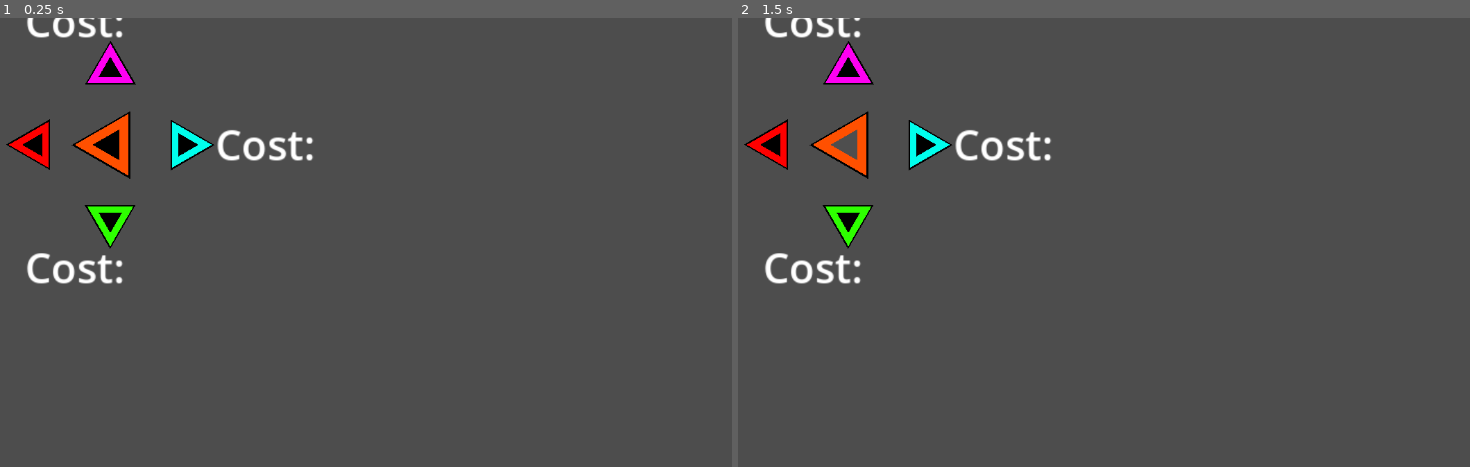
Above: before the commit, frames 1-2 (left to right).
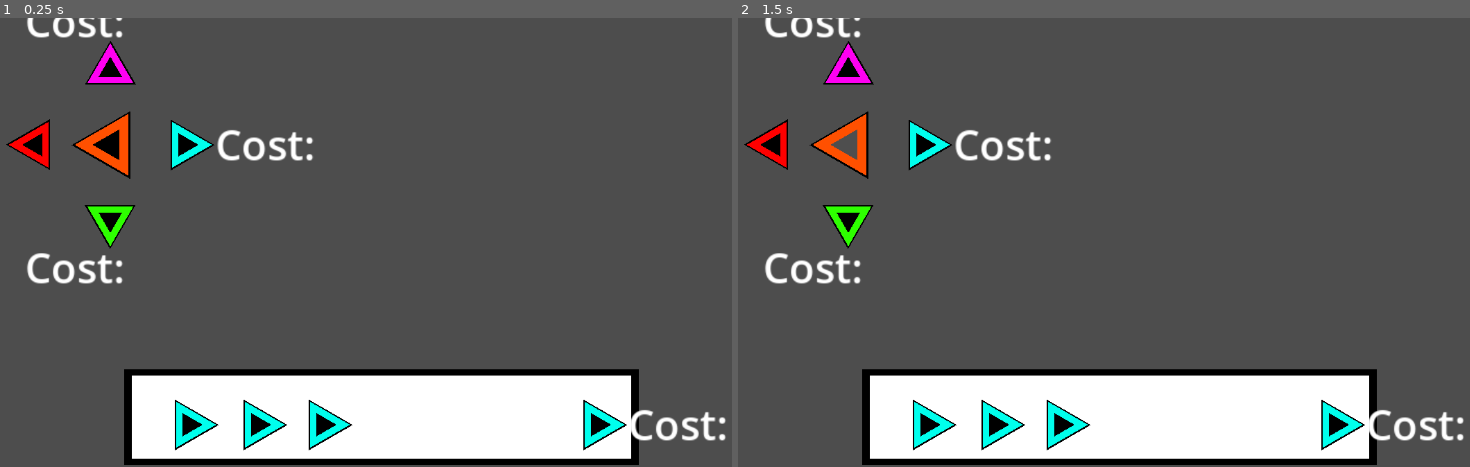
Above: after the commit, the same moments.

Repository: gluemagazine/square-tower-defence
Game: Godot game, scene res://Towers+EWorkSpace/testing_space.tscn
The game is run twice, just before and just after one commit, with the same random seed, the same clock (stepped at 60 frames per second) and the same inputs. The project has no main scene, so this scene is started directly.
Inputs (mouse positions are in pixels of both pictures, inside the frame that each line leads up to):
- Up to frame 1 (0.25 s): no input
- Up to frame 2 (1.5 s): click (847, 143) at 0.5 s; click (847, 143) at 1.25 s

The runs differ from the first frame. In frame 1, 15% of the frame differs, in the area x 16-100%, y 78-100%; in frame 2, 15%.

Commit message:
I added a tiny bit of progress

Diff:
--- a/square-tower-defence/Towers+EWorkSpace/testing_space.tscn
+++ b/square-tower-defence/Towers+EWorkSpace/testing_space.tscn
@@ -1,10 +1,353 @@
-[gd_scene load_steps=3 format=3 uid="uid://r04pfp0ohm1u"]
+[gd_scene load_steps=26 format=3 uid="uid://r04pfp0ohm1u"]
 
 [ext_resource type="Script" uid="uid://ct1576t7jful8" path="res://Towers+EWorkSpace/testing_space.gd" id="1_eojhd"]
 [ext_resource type="PackedScene" uid="uid://w0fce54yv0xv" path="res://Towers+EWorkSpace/tower_base.tscn" id="1_mk7gk"]
+[ext_resource type="Shader" uid="uid://bdlgodcj6ayir" path="res://Towers+EWorkSpace/transition.gdshader" id="3_86yhs"]
+
+[sub_resource type="Gradient" id="Gradient_eojhd"]
+offsets = PackedFloat32Array(1)
+colors = PackedColorArray(1, 1, 1, 1)
+
+[sub_resource type="GradientTexture2D" id="GradientTexture2D_86yhs"]
+gradient = SubResource("Gradient_eojhd")
+width = 720
+height = 120
+
+[sub_resource type="Gradient" id="Gradient_86yhs"]
+offsets = PackedFloat32Array(1)
+colors = PackedColorArray(0, 0, 0, 1)
+
+[sub_resource type="GradientTexture2D" id="GradientTexture2D_44d0b"]
+gradient = SubResource("Gradient_86yhs")
+width = 720
+height = 120
+
+[sub_resource type="ShaderMaterial" id="ShaderMaterial_44d0b"]
+shader = ExtResource("3_86yhs")
+shader_parameter/use_sprite_alpha = true
+shader_parameter/use_transition_texture = false
+shader_parameter/transition_type = 2
+shader_parameter/position = Vector2(0.5, 0.5)
+shader_parameter/invert = true
+shader_parameter/grid_size = Vector2(1, 1)
+shader_parameter/rotation_angle = 0.0
+shader_parameter/stagger = Vector2(0, 0)
+shader_parameter/stagger_frequency = Vector2i(2, 2)
+shader_parameter/flip_frequency = Vector2i(1, 1)
+shader_parameter/basic_feather = 0.0
+shader_parameter/use_mask_size = false
+shader_parameter/mask_size = Vector2(100, 100)
+shader_parameter/edges = 3
+shader_parameter/shape_feather = 0.0
+shader_parameter/sectors = 1
+shader_parameter/clock_feather = 0.0
+shader_parameter/progress = 0.8
+shader_parameter/progress_bias = Vector2(0, 0)
+
+[sub_resource type="Gradient" id="Gradient_37o8r"]
+offsets = PackedFloat32Array(1)
+colors = PackedColorArray(0, 1, 0.933333, 1)
+
+[sub_resource type="GradientTexture2D" id="GradientTexture2D_bcf6x"]
+gradient = SubResource("Gradient_37o8r")
+
+[sub_resource type="Gradient" id="Gradient_3eb12"]
+offsets = PackedFloat32Array(0.961039)
+colors = PackedColorArray(0, 0, 0, 1)
+
+[sub_resource type="GradientTexture2D" id="GradientTexture2D_mmqsq"]
+gradient = SubResource("Gradient_3eb12")
+width = 16
+height = 16
+
+[sub_resource type="Gradient" id="Gradient_j7nfp"]
+offsets = PackedFloat32Array(1)
+colors = PackedColorArray(0, 0, 0, 1)
+
+[sub_resource type="GradientTexture2D" id="GradientTexture2D_qcg7h"]
+gradient = SubResource("Gradient_j7nfp")
+width = 16
+height = 16
+
+[sub_resource type="Gradient" id="Gradient_n1cik"]
+offsets = PackedFloat32Array(1)
+colors = PackedColorArray(0.0383972, 0.0383972, 0.0383971, 1)
+
+[sub_resource type="GradientTexture2D" id="GradientTexture2D_co244"]
+gradient = SubResource("Gradient_n1cik")
+width = 16
+height = 16
+
+[sub_resource type="Gradient" id="Gradient_82xki"]
+offsets = PackedFloat32Array(1)
+colors = PackedColorArray(0.306923, 0.306923, 0.306922, 1)
+
+[sub_resource type="GradientTexture2D" id="GradientTexture2D_824gr"]
+gradient = SubResource("Gradient_82xki")
+width = 16
+height = 16
+
+[sub_resource type="Theme" id="Theme_tehq5"]
+default_font_size = 40
+
+[sub_resource type="Gradient" id="Gradient_og0sq"]
+offsets = PackedFloat32Array(1)
+colors = PackedColorArray(0, 1, 0.933333, 1)
+
+[sub_resource type="GradientTexture2D" id="GradientTexture2D_l17gt"]
+gradient = SubResource("Gradient_og0sq")
+
+[sub_resource type="Gradient" id="Gradient_1wsn6"]
+offsets = PackedFloat32Array(1)
+colors = PackedColorArray(0, 1, 0.933333, 1)
+
+[sub_resource type="GradientTexture2D" id="GradientTexture2D_xcio4"]
+gradient = SubResource("Gradient_1wsn6")
+
+[sub_resource type="Gradient" id="Gradient_q73h0"]
+offsets = PackedFloat32Array(1)
+colors = PackedColorArray(0, 1, 0.933333, 1)
+
+[sub_resource type="GradientTexture2D" id="GradientTexture2D_x4pmd"]
+gradient = SubResource("Gradient_q73h0")
 
 [node name="testingSpace" type="Node2D"]
 script = ExtResource("1_eojhd")
 
 [node name="towerBase" parent="." instance=ExtResource("1_mk7gk")]
 position = Vector2(121, 119)
+
+[node name="ui" type="CanvasLayer" parent="." groups=["ui"]]
+
+[node name="options" type="TextureRect" parent="ui"]
+anchors_preset = 8
+anchor_left = 0.5
+anchor_top = 0.5
+anchor_right = 0.5
+anchor_bottom = 0.5
+offset_left = -360.0
+offset_top = 192.0
+offset_right = 360.0
+offset_bottom = 312.0
+grow_horizontal = 2
+grow_vertical = 2
+texture = SubResource("GradientTexture2D_86yhs")
+
+[node name="options" type="TextureRect" parent="ui/options"]
+show_behind_parent = true
+layout_mode = 1
+anchors_preset = 8
+anchor_left = 0.5
+anchor_top = 0.5
+anchor_right = 0.5
+anchor_bottom = 0.5
+offset_left = -360.0
+offset_top = -60.0
+offset_right = 360.0
+offset_bottom = 60.0
+grow_horizontal = 2
+grow_vertical = 2
+scale = Vector2(1.03, 1.15)
+pivot_offset = Vector2(360, 60)
+texture = SubResource("GradientTexture2D_44d0b")
+metadata/_edit_lock_ = true
+
+[node name="option1" type="TextureRect" parent="ui/options"]
+material = SubResource("ShaderMaterial_44d0b")
+offset_left = 35.0
+offset_top = 23.0
+offset_right = 99.0
+offset_bottom = 87.0
+scale = Vector2(1.5, 1.5)
+texture = SubResource("GradientTexture2D_bcf6x")
+flip_h = true
+metadata/_edit_group_ = true
+
+[node name="outline" type="TextureRect" parent="ui/options/option1"]
+show_behind_parent = true
+material = SubResource("ShaderMaterial_44d0b")
+layout_mode = 0
+offset_right = 64.0
+offset_bottom = 64.0
+scale = Vector2(1.1, 1.1)
+pivot_offset = Vector2(32, 32)
+texture = SubResource("GradientTexture2D_mmqsq")
+flip_h = true
+
+[node name="click" type="TextureButton" parent="ui/options/option1"]
+material = SubResource("ShaderMaterial_44d0b")
+layout_mode = 0
+offset_left = 20.0
+offset_top = 20.0
+offset_right = 44.0
+offset_bottom = 44.0
+scale = Vector2(2, 2)
+pivot_offset = Vector2(12, 12)
+texture_normal = SubResource("GradientTexture2D_qcg7h")
+texture_pressed = SubResource("GradientTexture2D_co244")
+texture_hover = SubResource("GradientTexture2D_824gr")
+stretch_mode = 3
+flip_h = true
+
+[node name="cost" type="RichTextLabel" parent="ui/options/option1"]
+layout_mode = 0
+offset_left = 61.0
+offset_top = 4.0
+offset_right = 225.0
+offset_bottom = 60.0
+pivot_offset = Vector2(82, 28)
+theme = SubResource("Theme_tehq5")
+bbcode_enabled = true
+text = "Cost:"
+fit_content = true
+scroll_active = false
+
+[node name="option2" type="TextureRect" parent="ui/options"]
+material = SubResource("ShaderMaterial_44d0b")
+offset_left = 134.0
+offset_top = 23.0
+offset_right = 198.0
+offset_bottom = 87.0
+scale = Vector2(1.5, 1.5)
+texture = SubResource("GradientTexture2D_l17gt")
+flip_h = true
+metadata/_edit_group_ = true
+
+[node name="outline" type="TextureRect" parent="ui/options/option2"]
+show_behind_parent = true
+material = SubResource("ShaderMaterial_44d0b")
+layout_mode = 0
+offset_right = 64.0
+offset_bottom = 64.0
+scale = Vector2(1.1, 1.1)
+pivot_offset = Vector2(32, 32)
+texture = SubResource("GradientTexture2D_mmqsq")
+flip_h = true
+
+[node name="click" type="TextureButton" parent="ui/options/option2"]
+material = SubResource("ShaderMaterial_44d0b")
+layout_mode = 0
+offset_left = 20.0
+offset_top = 20.0
+offset_right = 44.0
+offset_bottom = 44.0
+scale = Vector2(2, 2)
+pivot_offset = Vector2(12, 12)
+texture_normal = SubResource("GradientTexture2D_qcg7h")
+texture_pressed = SubResource("GradientTexture2D_co244")
+texture_hover = SubResource("GradientTexture2D_824gr")
+stretch_mode = 3
+flip_h = true
+
+[node name="cost" type="RichTextLabel" parent="ui/options/option2"]
+layout_mode = 0
+offset_left = 61.0
+offset_top = 4.0
+offset_right = 225.0
+offset_bottom = 60.0
+pivot_offset = Vector2(82, 28)
+theme = SubResource("Theme_tehq5")
+bbcode_enabled = true
+text = "Cost:"
+fit_content = true
+scroll_active = false
+
+[node name="option3" type="TextureRect" parent="ui/options"]
+material = SubResource("ShaderMaterial_44d0b")
+offset_left = 228.0
+offset_top = 23.0
+offset_right = 292.0
+offset_bottom = 87.0
+scale = Vector2(1.5, 1.5)
+texture = SubResource("GradientTexture2D_xcio4")
+flip_h = true
+metadata/_edit_group_ = true
+
+[node name="outline" type="TextureRect" parent="ui/options/option3"]
+show_behind_parent = true
+material = SubResource("ShaderMaterial_44d0b")
+layout_mode = 0
+offset_right = 64.0
+offset_bottom = 64.0
+scale = Vector2(1.1, 1.1)
+pivot_offset = Vector2(32, 32)
+texture = SubResource("GradientTexture2D_mmqsq")
+flip_h = true
+
+[node name="click" type="TextureButton" parent="ui/options/option3"]
+material = SubResource("ShaderMaterial_44d0b")
+layout_mode = 0
+offset_left = 20.0
+offset_top = 20.0
+offset_right = 44.0
+offset_bottom = 44.0
+scale = Vector2(2, 2)
+pivot_offset = Vector2(12, 12)
+texture_normal = SubResource("GradientTexture2D_qcg7h")
+texture_pressed = SubResource("GradientTexture2D_co244")
+texture_hover = SubResource("GradientTexture2D_824gr")
+stretch_mode = 3
+flip_h = true
+
+[node name="cost" type="RichTextLabel" parent="ui/options/option3"]
+layout_mode = 0
+offset_left = 61.0
+offset_top = 4.0
+offset_right = 225.0
+offset_bottom = 60.0
+pivot_offset = Vector2(82, 28)
+theme = SubResource("Theme_tehq5")
+bbcode_enabled = true
+text = "Cost:"
+fit_content = true
+scroll_active = false
+
+[node name="option4" type="TextureRect" parent="ui/options"]
+material = SubResource("ShaderMaterial_44d0b")
+offset_left = 624.0
+offset_top = 23.0
+offset_right = 688.0
+offset_bottom = 87.0
+scale = Vector2(1.5, 1.5)
+texture = SubResource("GradientTexture2D_x4pmd")
+flip_h = true
+metadata/_edit_group_ = true
+
+[node name="outline" type="TextureRect" parent="ui/options/option4"]
+show_behind_parent = true
+material = SubResource("ShaderMaterial_44d0b")
+layout_mode = 0
+offset_right = 64.0
+offset_bottom = 64.0
+scale = Vector2(1.1, 1.1)
+pivot_offset = Vector2(32, 32)
+texture = SubResource("GradientTexture2D_mmqsq")
+flip_h = true
+
+[node name="click" type="TextureButton" parent="ui/options/option4"]
+material = SubResource("ShaderMaterial_44d0b")
+layout_mode = 0
+offset_left = 20.0
+offset_top = 20.0
+offset_right = 44.0
+offset_bottom = 44.0
+scale = Vector2(2, 2)
+pivot_offset = Vector2(12, 12)
+texture_normal = SubResource("GradientTexture2D_qcg7h")
+texture_pressed = SubResource("GradientTexture2D_co244")
+texture_hover = SubResource("GradientTexture2D_824gr")
+stretch_mode = 3
+flip_h = true
+
+[node name="cost" type="RichTextLabel" parent="ui/options/option4"]
+layout_mode = 0
+offset_left = 61.0
+offset_top = 4.0
+offset_right = 225.0
+offset_bottom = 60.0
+pivot_offset = Vector2(82, 28)
+theme = SubResource("Theme_tehq5")
+bbcode_enabled = true
+text = "Cost:"
+fit_content = true
+scroll_active = false
--- a/square-tower-defence/Towers+EWorkSpace/tower_base.gd
+++ b/square-tower-defence/Towers+EWorkSpace/tower_base.gd
@@ -2,9 +2,18 @@
 class_name TowerBase
 
 @export var options:Node2D
+@export var outline:TextureRect
+
+var canvasLayer:CanvasLayer
+
+func _ready() -> void:
+	if get_tree().get_nodes_in_group("ui").size() >= 0:
+		canvasLayer = get_tree().get_first_node_in_group("ui")
+
 
 func _on_click_pressed() -> void:
-	options.visible = true
+	if canvasLayer:
+		canvasLayer.visible = true
 
 
 func frost_click() -> void:
--- a/square-tower-defence/Towers+EWorkSpace/tower_base.tscn
+++ b/square-tower-defence/Towers+EWorkSpace/tower_base.tscn
@@ -115,6 +115,7 @@
 [node name="outline" type="TextureRect" parent="baseTexture"]
 show_behind_parent = true
 material = SubResource("ShaderMaterial_j7nfp")
+layout_mode = 0
 offset_right = 64.0
 offset_bottom = 64.0
 scale = Vector2(1.1, 1.1)
@@ -123,6 +124,7 @@
 
 [node name="click" type="TextureButton" parent="baseTexture"]
 material = SubResource("ShaderMaterial_j7nfp")
+layout_mode = 0
 offset_left = 20.0
 offset_top = 20.0
 offset_right = 44.0
@@ -152,6 +154,7 @@
 [node name="outline" type="TextureRect" parent="options/option1"]
 show_behind_parent = true
 material = SubResource("ShaderMaterial_j7nfp")
+layout_mode = 0
 offset_right = 64.0
 offset_bottom = 64.0
 scale = Vector2(1.1, 1.1)
@@ -161,6 +164,7 @@
 
 [node name="click" type="TextureButton" parent="options/option1"]
 material = SubResource("ShaderMaterial_j7nfp")
+layout_mode = 0
 offset_left = 20.0
 offset_top = 20.0
 offset_right = 44.0
@@ -202,6 +206,7 @@
 [node name="outline" type="TextureRect" parent="options/option2"]
 show_behind_parent = true
 material = SubResource("ShaderMaterial_j7nfp")
+layout_mode = 0
 offset_right = 64.0
 offset_bottom = 64.0
 scale = Vector2(1.1, 1.1)
@@ -211,6 +216,7 @@
 
 [node name="click" type="TextureButton" parent="options/option2"]
 material = SubResource("ShaderMaterial_j7nfp")
+layout_mode = 0
 offset_left = 20.0
 offset_top = 20.0
 offset_right = 44.0
@@ -253,6 +259,7 @@
 [node name="outline" type="TextureRect" parent="options/option3"]
 show_behind_parent = true
 material = SubResource("ShaderMaterial_j7nfp")
+layout_mode = 0
 offset_right = 64.0
 offset_bottom = 64.0
 scale = Vector2(1.1, 1.1)
@@ -262,6 +269,7 @@
 
 [node name="click" type="TextureButton" parent="options/option3"]
 material = SubResource("ShaderMaterial_j7nfp")
+layout_mode = 0
 offset_left = 20.0
 offset_top = 20.0
 offset_right = 44.0
@@ -304,6 +312,7 @@
 [node name="outline" type="TextureRect" parent="options/option4"]
 show_behind_parent = true
 material = SubResource("ShaderMaterial_j7nfp")
+layout_mode = 0
 offset_right = 64.0
 offset_bottom = 64.0
 scale = Vector2(1.1, 1.1)
@@ -313,6 +322,7 @@
 
 [node name="click" type="TextureButton" parent="options/option4"]
 material = SubResource("ShaderMaterial_j7nfp")
+layout_mode = 0
 offset_left = 20.0
 offset_top = 20.0
 offset_right = 44.0
--- a/square-tower-defence/project.godot
+++ b/square-tower-defence/project.godot
@@ -19,3 +19,7 @@
 folder_colors={
 "res://Towers+EWorkSpace/": "blue"
 }
+
+[global_group]
+
+ui=""
